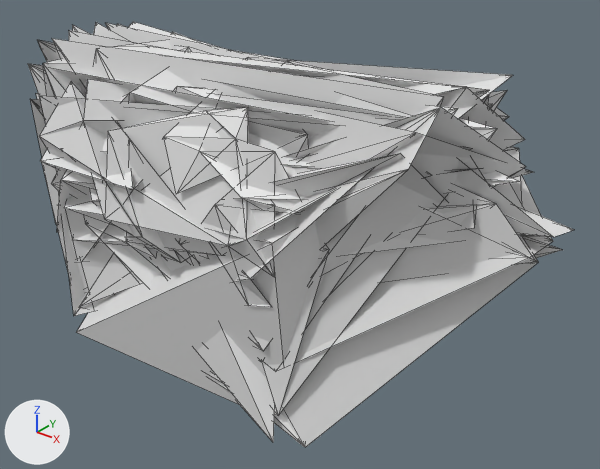
Two versions of the OBJ model Assets/Models/3D/cow.obj, one commit apart.
The view is the same before and after, from a 50 mm camera at (1434.0, -1324.0, 1313.0) aimed at (329.0, 57.0, 457.0). Arrows for +X, +Y and +Z are at lower left; the lights stay in place. Mesh edges are drawn as thin lines. Where no turn or scale is listed for an object, it has been applied to the vertices.

Before the edit, the objects in view are built like this:
```python
me_cow = bpy.data.meshes.new('cow')
me_cow.from_pydata(...)  # 361 vertices, 710 faces; spans x -470.0..986.0, y -219.0..220.0, z 6.0..909.0
ob_cow = bpy.data.objects.new('cow', me_cow)
ob_cow.location = (0.0, 0.0, 0.0)
```
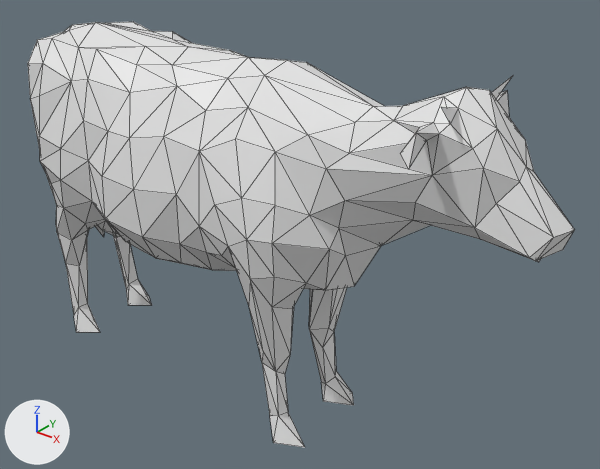
Changed parts and their boxes (x1, y1, x2, y2) in the pictures (600 x 469 px):
```json
{"object": "cow", "change": "reshaped", "before": [28, 22, 574, 447], "after": [28, 22, 574, 448]}
{"part": 1, "of": "me_cow", "change": "added", "after": [309, 328, 335, 384]}
```

The change, as JSON lines over the scene's bpy script:
```json
{"block": "me_cow", "where": "# used by ob_cow; location = (0.0, 0.0, 0.0)"}
{"op": "remove", "block": "me_cow", "code": "me_cow.from_pydata(...)  # 361 vertices, 710 faces; spans x -470.0..986.0, y -219.0..220.0, z 6.0..909.0"}
{"op": "add", "block": "me_cow", "code": "me_cow.from_pydata(...)  # 362 vertices, 718 faces; spans x -470.0..986.0, y -219.0..220.0, z 6.0..909.0"}
{"block": "me_cow", "change": "me_cow part 1: 1 vertex added at x 394.0, y 67.0, z 161.0"}
```
